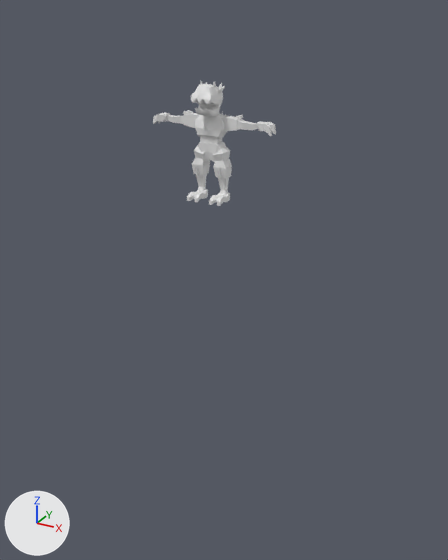
Renders of the FBX model Assets/DemonModel/demon.fbx from each side of a commit.
Before and after are seen from a 50 mm lens placed at (5.21, -9.01, 3.04), pointed at (0.3, -0.08, -1.43). The lights are fixed; the arrows at lower left show +X, +Y and +Z. Where no turn or scale is listed for an object, it has been applied to the vertices.

The first picture shows 'head', 'thigh', 'torso'.
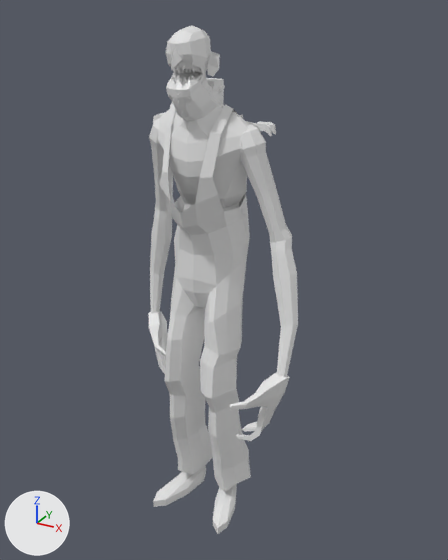
Boxes [x1, y1, x2, y2] around the edits, measured in the pictures (448 x 560 px):
'ghoulOverAlls_Cube.009', added
    after: [159, 103, 251, 492]
'ghoul_Cube', added
    after: [148, 26, 298, 534]
'ghoulFeatures_Cube.007', added
    after: [168, 51, 220, 112]
'Cube', added
    after: [207, 78, 224, 105]

The change, as a diff of the scene's bpy script:
```diff
--- a/Assets/DemonModel/demon.fbx.py
+++ b/Assets/DemonModel/demon.fbx.py
@@ mat_ghoulbody @@
+mat_ghoulbody = principled_material('ghoulBody')
+mat_ghoulbody.base_color = (0.8, 0.8, 0.8)  # white #e7e7e7
+mat_ghoulbody.roughness = 0.4
@@ mat_ghoulclothes @@
+mat_ghoulclothes = principled_material('ghoulClothes')
+mat_ghoulclothes.base_color = (0.8, 0.8, 0.8)  # white #e7e7e7
+mat_ghoulclothes.roughness = 0.4
@@ mat_ghoulparts @@
+mat_ghoulparts = principled_material('ghoulParts')
+mat_ghoulparts.base_color = (0.8, 0.8, 0.8)  # white #e7e7e7
+mat_ghoulparts.roughness = 0.4
@@ me_ghoul_cube @@
+me_ghoul_cube.from_pydata(...)  # 744 vertices, 711 faces; spans x -1.7..1.87, y -1.35..0.66, z -6.29..2.79
+me_ghoul_cube.materials.append(mat_ghoulbody)  # white #e7e7e7
@@ me_ghouloveralls_cube_009 @@
+me_ghouloveralls_cube_009.from_pydata(...)  # 264 vertices, 240 faces; spans x -0.78..0.86, y -1.04..0.64, z -5.88..1.67
+me_ghouloveralls_cube_009.materials.append(mat_ghoulclothes)  # white #e7e7e7
@@ me_cube_002 @@
+me_cube_002.from_pydata(...)  # a box spanning x -1.0..1.0, y -1.0..1.0, z -1.0..1.0
@@ me_ghoulfeatures_cube_007 @@
+me_ghoulfeatures_cube_007.from_pydata(...)  # 576 vertices, 464 faces; spans x -0.407..0.416, y -1.038..-0.399, z 1.562..2.439
+me_ghoulfeatures_cube_007.materials.append(mat_ghoulparts)  # white #e7e7e7
@@ ob_ghoul_cube @@
+ob_ghoul_cube = bpy.data.objects.new('ghoul_Cube', me_ghoul_cube)
+ob_ghoul_cube.location = (0.0, 0.0, 0.0)
@@ ob_ghouloveralls_cube_009 @@
+ob_ghouloveralls_cube_009 = bpy.data.objects.new('ghoulOverAlls_Cube.009', me_ghouloveralls_cube_009)
+ob_ghouloveralls_cube_009.location = (0.0, 0.0, 0.0)
@@ ob_cube @@
+ob_cube = bpy.data.objects.new('Cube', me_cube_002)
+ob_cube.location = (0.0, 0.0, 0.99)
+ob_cube.rotation_euler = (0.0, 0.0, -3.142)  # degrees (0, 0, -180)
+ob_cube.scale = (-0.158, -0.158, -0.998)
@@ ob_ghoulfeatures_cube_007 @@
+ob_ghoulfeatures_cube_007 = bpy.data.objects.new('ghoulFeatures_Cube.007', me_ghoulfeatures_cube_007)
+ob_ghoulfeatures_cube_007.location = (0.0, 0.0, 0.0)
```
